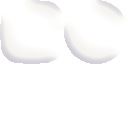
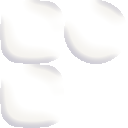
Before/after of a 128 × 128 layered artwork. What changed in the layer stack:
added layer "레이어 2" (1st of 4) above "레이어 2" over bbox(0, 64, 64, 128)
added layer "레이어 2" (2nd of 4) above "레이어 2" over bbox(0, 64, 64, 128)
